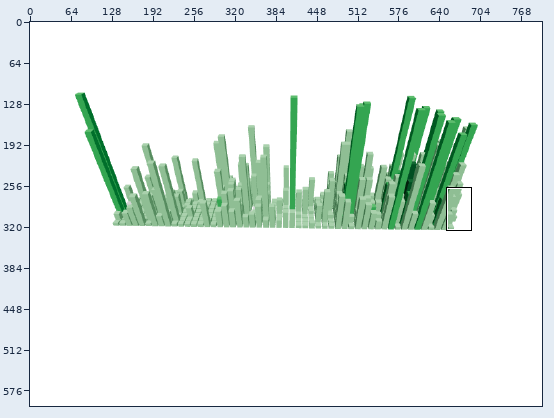
File history of a sprite sheet, assets/skyline.png. The picture above shows the old version from afar; the outline marks the close-up.
Close-up. Earlier state:
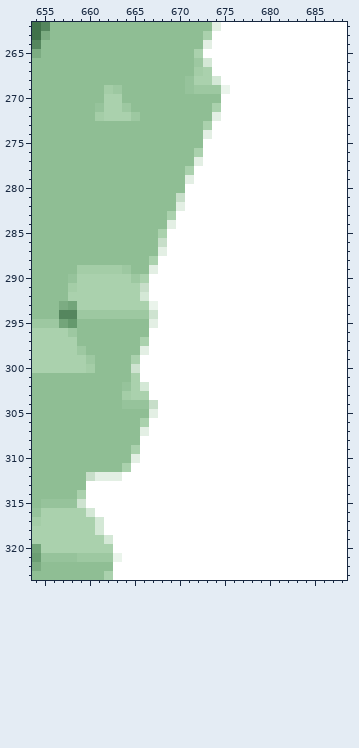
The file is 800x600 pixels. Colours within 5 levels of each other are drawn and written as one. Shown: x 654..688, y 262..323.
After:
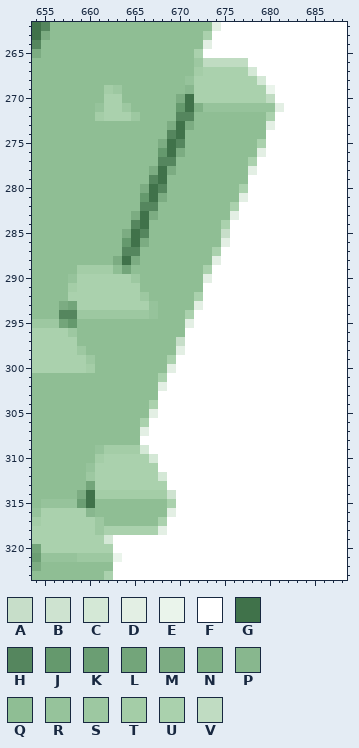
Palette (. is transparent): A #c7dec9  B #cee3d0  C #d4e8d6  D #e3efe4  E #eaf4eb  F #ffffff  G #40724a  H #55865e  J #65996d  K #6b9e73  L #73a57a  M #7cac82  N #81b287  P #88b78e  Q #8fbe94  R #96c39b  S #9dc8a1  T #a4cda7  U #aad1ad  V #c0dcc2
Changes in this commit:
@@ x 661..683 @@
 265 QQQQQQQQQQQUFFFFFFFFFFF
-266 QQQQQQQQQQQSCFFFFFFFFFF
-267 QQQQQQQQQQQTUFFFFFFFFFF
-268 QQQQQQQQQQRUUCFFFFFFFFF
-269 QTSQQQQQQQRSSSEFFFFFFFF
-270 QUUQQQQQQQQQQQFFFFFFFFF
-271 RUUSQQQQQQQQQUFFFFFFFFF
-272 TUUUSQQQQQQQQDFFFFFFFFF
-273 QQQQQQQQQQQQUFFFFFFFFFF
-274 QQQQQQQQQQQQDFFFFFFFFFF
-275 QQQQQQQQQQQQFFFFFFFFFFF
-276 QQQQQQQQQQQUFFFFFFFFFFF
-277 QQQQQQQQQQQDFFFFFFFFFFF
-278 QQQQQQQQQQUFFFFFFFFFFFF
-279 QQQQQQQQQQDFFFFFFFFFFFF
-280 QQQQQQQQQQFFFFFFFFFFFFF
-281 QQQQQQQQQAFFFFFFFFFFFFF
-282 QQQQQQQQQDFFFFFFFFFFFFF
-283 QQQQQQQQUFFFFFFFFFFFFFF
-284 QQQQQQQQDFFFFFFFFFFFFFF
-285 QQQQQQQUFFFFFFFFFFFFFFF
-286 QQQQQQQAFFFFFFFFFFFFFFF
-287 QQQQQQQDFFFFFFFFFFFFFFF
-288 QQQQQQUFFFFFFFFFFFFFFFF
-289 TTTSQQDFFFFFFFFFFFFFFFF
-290 UUUUSUFFFFFFFFFFFFFFFFF
-291 UUUUUAFFFFFFFFFFFFFFFFF
-292 UUUUUCFFFFFFFFFFFFFFFFF
-293 UUUUUUEFFFFFFFFFFFFFFFF
-294 SSSSSSBFFFFFFFFFFFFFFFF
-295 QQQQQQDFFFFFFFFFFFFFFFF
-296 QQQQQQFFFFFFFFFFFFFFFFF
-297 QQQQQUFFFFFFFFFFFFFFFFF
-298 QQQQQDFFFFFFFFFFFFFFFFF
-299 QQQQUFFFFFFFFFFFFFFFFFF
-300 QQQQBFFFFFFFFFFFFFFFFFF
-301 QQQQUFFFFFFFFFFFFFFFFFF
-302 QQQRUCFFFFFFFFFFFFFFFFF
-303 QQQTUUFFFFFFFFFFFFFFFFF
-304 QQQRRRAFFFFFFFFFFFFFFFF
+266 QQQQQQQQQQQSVVVVVFFFFFF
+267 QQQQQQQQQQQTUUUUUCFFFFF
+268 QQQQQQQQQQRUUUUUUUCFFFF
+269 QTSQQQQQQQPUUUUUUUUEFFF
+270 QUUQQQQQQMGUUUUUUUUVFFF
+271 RUUSQQQQQJGNRRRRRRRRDFF
+272 TUUUSQQQQHHQQQQQQQQUFFF
+273 QQQQQQQQMGMQQQQQQQQDFFF
+274 QQQQQQQQHGQQQQQQQQQFFFF
+275 QQQQQQQMGHQQQQQQQQUFFFF
+276 QQQQQQQJGMQQQQQQQQDFFFF
+277 QQQQQQQHHQQQQQQQQUFFFFF
+278 QQQQQQMGMQQQQQQQQDFFFFF
+279 QQQQQQHGQQQQQQQQQFFFFFF
+280 QQQQQMGHQQQQQQQQUFFFFFF
+281 QQQQQJGMQQQQQQQQDFFFFFF
+282 QQQQQHHQQQQQQQQUFFFFFFF
+283 QQQQMGMQQQQQQQQDFFFFFFF
+284 QQQQHGQQQQQQQQUFFFFFFFF
+285 QQQMGHQQQQQQQQAFFFFFFFF
+286 QQQJGMQQQQQQQQDFFFFFFFF
+287 QQQHHQQQQQQQQUFFFFFFFFF
+288 QQMGMQQQQQQQQDFFFFFFFFF
+289 TTQLQQQQQQQQUFFFFFFFFFF
+290 UUUUSQQQQQQQDFFFFFFFFFF
+291 UUUUUQQQQQQQFFFFFFFFFFF
+292 UUUUUSQQQQQUFFFFFFFFFFF
+293 UUUUUURQQQQDFFFFFFFFFFF
+294 SSSSSSRQQQUFFFFFFFFFFFF
+295 QQQQQQQQQQDFFFFFFFFFFFF
+296 QQQQQQQQQQFFFFFFFFFFFFF
+297 QQQQQQQQQAFFFFFFFFFFFFF
+298 QQQQQQQQQDFFFFFFFFFFFFF
+299 QQQQQQQQUFFFFFFFFFFFFFF
+300 QQQQQQQQDFFFFFFFFFFFFFF
+301 QQQQQQQUFFFFFFFFFFFFFFF
+302 QQQQQQQDFFFFFFFFFFFFFFF
+303 QQQQQQQFFFFFFFFFFFFFFFF
+304 QQQQQQUFFFFFFFFFFFFFFFF
 305 QQQQQQDFFFFFFFFFFFFFFFF
@@ x 657..671 @@
 308 QQQQQQQQQFFFFFF
-309 QQQQQQQQUFFFFFF
-310 QQQQQQQQDFFFFFF
-311 QQQQQQQUFFFFFFF
-312 QQQADDDFFFFFFFF
-313 QQQFFFFFFFFFFFF
-314 QQUFFFFFFFFFFFF
-315 RRBFFFFFFFFFFFF
-316 UUUCFFFFFFFFFFF
-317 UUUUCFFFFFFFFFF
-318 UUUUCFFFFFFFFFF
+309 QQQQRTTTTCFFFFF
+310 QQQQTUUUUUCFFFF
+311 QQQRUUUUUUUFFFF
+312 QQQSUUUUUUUCFFF
+313 QQQLUUUUUUUUFFF
+314 QQMGTTTTTTTTBFF
+315 RRKGQQQQQQQQUFF
+316 UUUPQQQQQQQQDFF
+317 UUUUSQQQQQQUFFF
+318 UUUUSUUUUUUDFFF
 319 UUUUUCFFFFFFFFF
